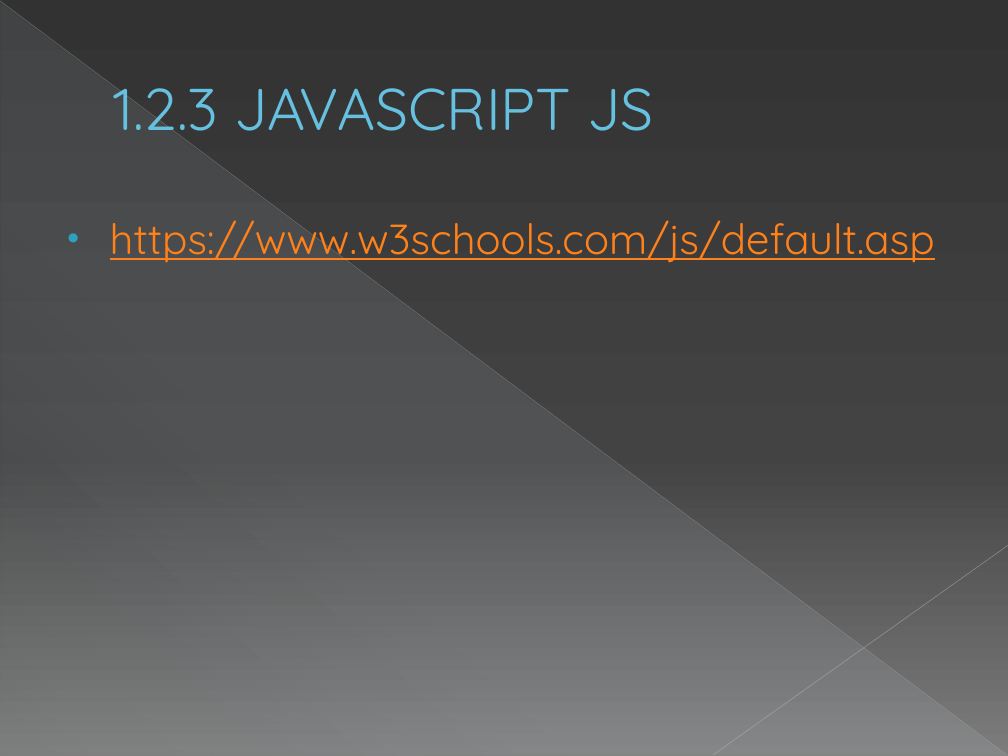
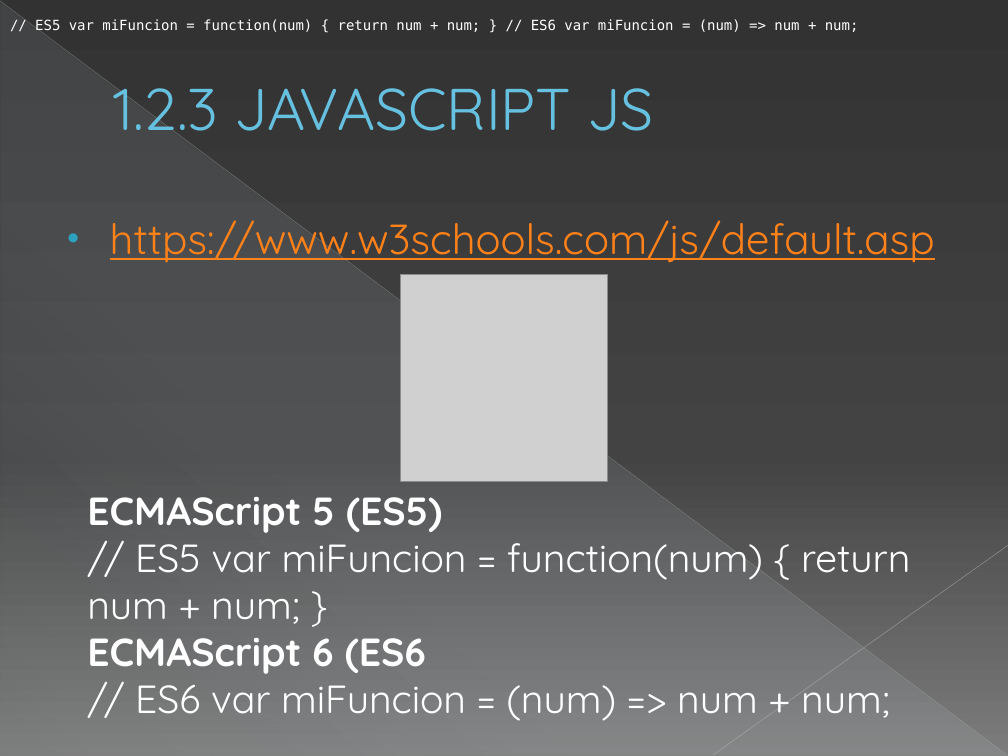
Before and after one commit to capacitacionfv/claseswebfv, a slide deck: slide 7 of CAPACITACION WEB FV.pptx. Drawn at 1008x756 pixels with LibreOffice and Linux fonts; fonts in the diff are those of the drawing; grey boxes stand for pictures. Boxes give left, top, right and bottom in pixels: in the first picture for what was removed or moved away, otherwise in the second. Text is boxed around its words. In the diff, an @@ line names an element or a change of style, - is before the commit and + after.

```diff
--- a/CAPACITACION WEB FV.pptx
+++ b/CAPACITACION WEB FV.pptx
@@ text added at <box>35,19,859,32</box>, 10 pt, text #FFFFFF @@
+// ES5 var miFuncion = function(num) { return num + num; } // ES6 var miFuncion = (num) => num + num;
@@ picture added at <box>401,275,608,482</box> @@
@@ text added at <box>87,497,910,721</box>, 28 pt, text #FFFFFF @@
+ECMAScript 5 (ES5)
+// ES5 var miFuncion = function(num) { return num + num; }
+ECMAScript 6 (ES6
+// ES6 var miFuncion = (num) => num + num;
```
Also in this commit, not shown: 4 other slides changed, 22 other files.
